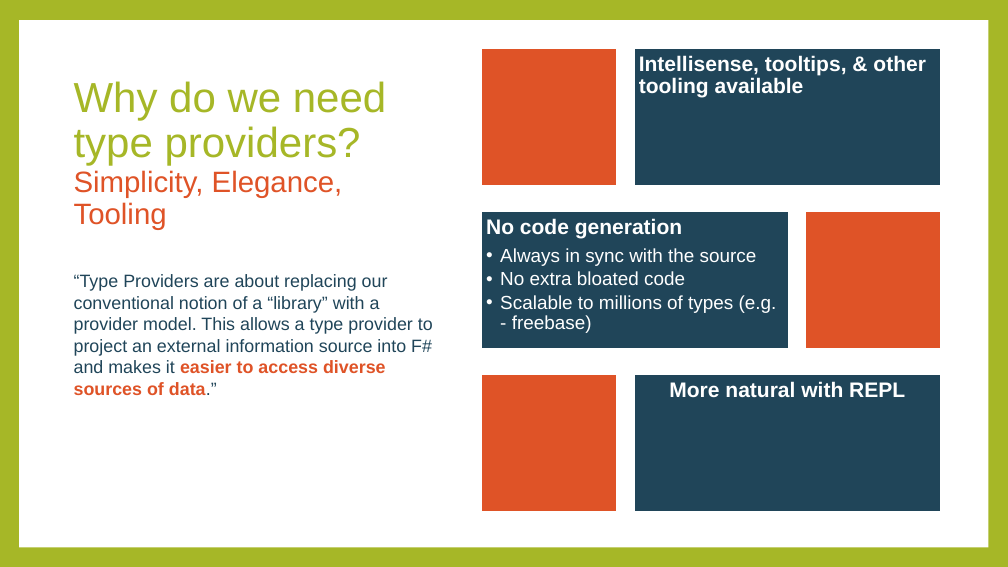
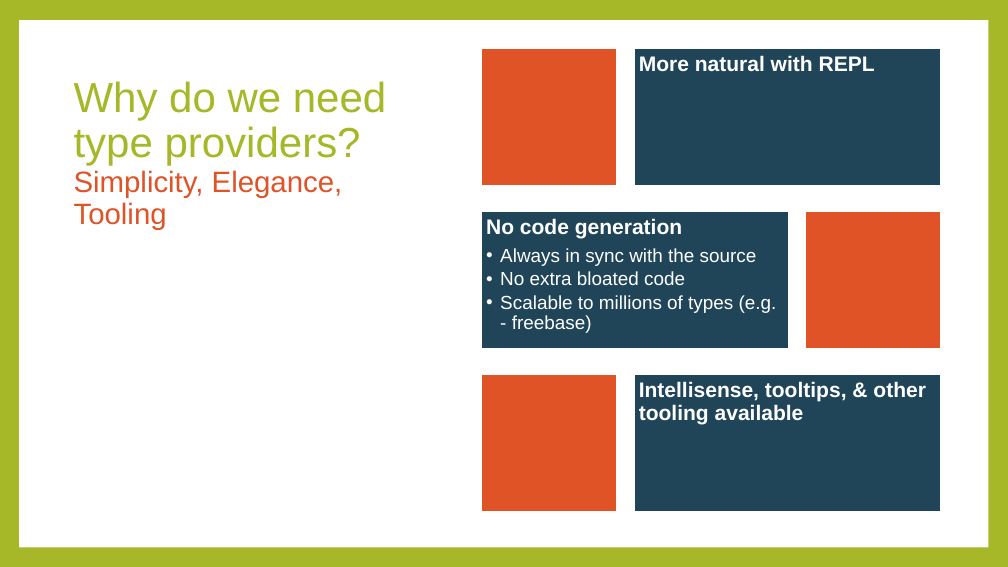
Before and after one commit to rachelblasucci/Current-Talks, a slide deck: slide 7 of Type Providers/Type Providers.pptx (slide 6 before the commit). Drawn at 1008x567 pixels with LibreOffice and Linux fonts; fonts in the diff are those of the drawing. Boxes give left, top, right and bottom in pixels: in the first picture for what was removed or moved away, otherwise in the second. Text is boxed around its words. In the diff, an @@ line names an element or a change of style, - is before the commit and + after.

```diff
--- a/Type Providers/Type Providers.pptx
+++ b/Type Providers/Type Providers.pptx
@@ text "More natural with REPL" moved from (x1=669, y1=381, x2=905, y2=397) to (x1=639, y1=55, x2=875, y2=71) @@
@@ text "More natural with REPL" at (x1=639, y1=55, x2=875, y2=71): alignment centre to left @@
@@ text removed at (x1=74, y1=274, x2=433, y2=395) @@
-“Type Providers are about replacing our conventional notion of a “library” with a provider model. This allows a type provider to project an external information source into F# and makes it easier to access diverse sources of data.”
@@ text "Intellisense, tooltips, & other tooling ..." moved from (x1=639, y1=55, x2=926, y2=98) to (x1=639, y1=381, x2=926, y2=424) @@
```
Also in this commit, not shown: 5 other slides changed, 1 slide added, 1 slide removed, 4 other files.
